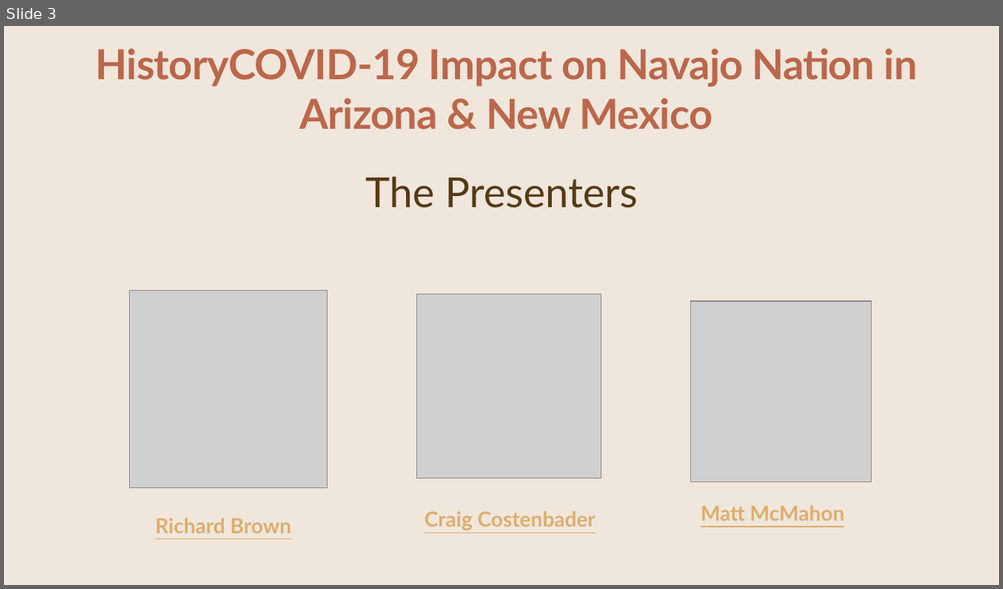
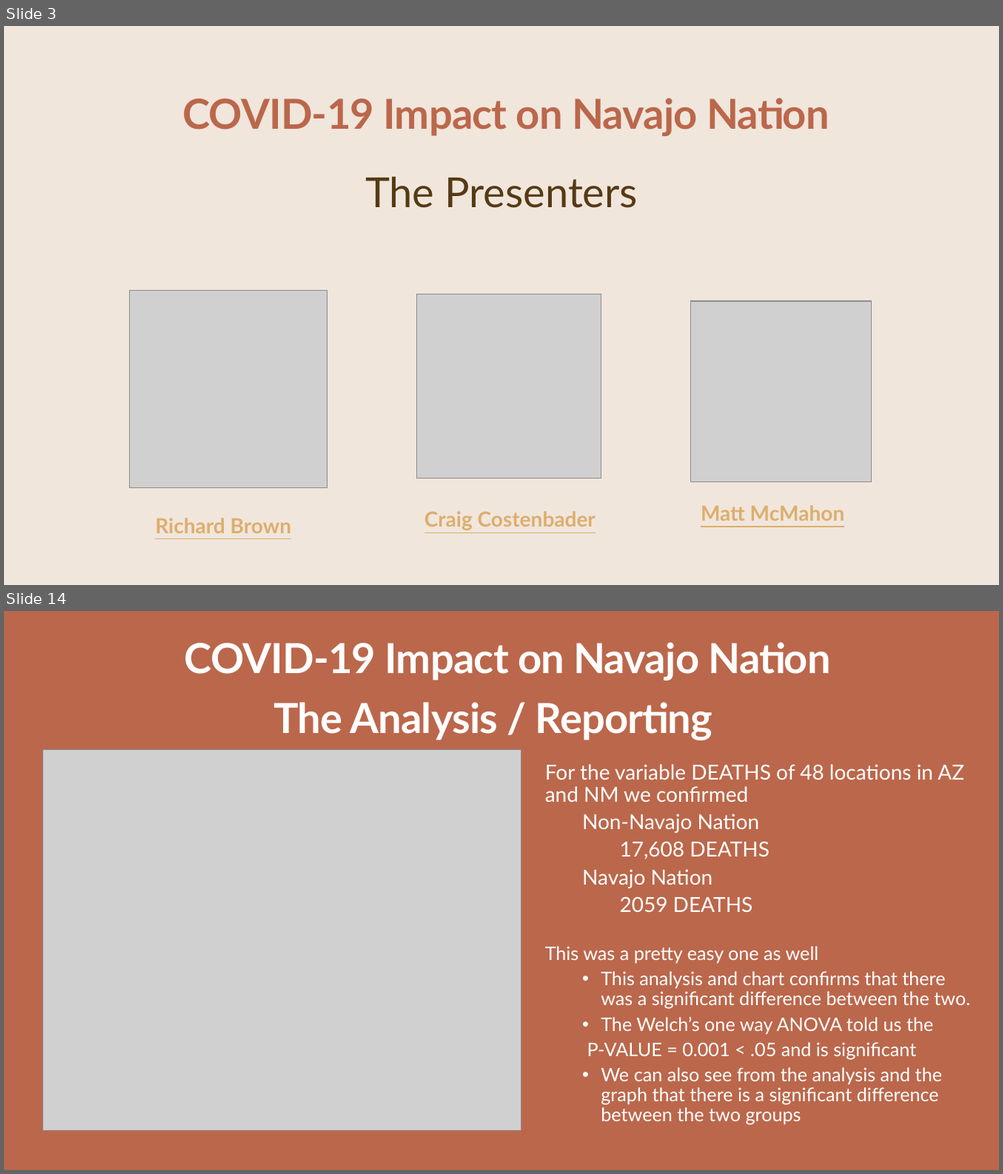
Before and after one commit to CCostenbader/Covid-19-effects-on-the-Navajo-Nation-Indian-Tribe, a slide deck: PPCRAIG.pptx. Shown one above the other, each under a label of ours: slide 3 before the commit, slides 3 and 14 after it; the slides between them are not shown. The pictures are 1003x589 and 1003x1174 pixels, drawn with LibreOffice and Linux fonts; fonts in the diff are those of the drawing; grey boxes stand for pictures; background and template pictures are left out. Boxes give left, top, right and bottom in pixels: in the first picture for what was removed or moved away, otherwise in the second. Text is boxed around its words. In the diff, an @@ line names an element or a change of style, - is before the commit and + after.

```diff
--- a/PPCRAIG.pptx
+++ b/PPCRAIG.pptx
@@ slide 14 added at [4,611,999,1170], background picture (left out) @@
@@ text added at [185,642,831,681], 40 pt, text #FFFFFF, bold @@
+COVID-19 Impact on Navajo Nation
@@ title added at [273,702,712,741], 40 pt, text #FFFFFF, bold @@
+The Analysis / Reporting
@@ picture added at [43,750,522,1131] @@
@@ text added at [545,764,970,1125], 18 pt, text #FFFFFF @@
+For the variable DEATHS of 48 locations in AZ and NM we confirmed
+  Non-Navajo Nation
+    17,608 DEATHS
+  Navajo Nation
+    2059 DEATHS
+This was a pretty easy one as well
+  • This analysis and chart confirms that there was a significant difference between the two.
+  • The Welch’s one way ANOVA told us the
+  P-VALUE = 0.001 < .05 and is significant
+  • We can also see from the analysis and the graph that there is a significant difference between the two groups
@@ slide 3 changed as well @@
@@ text at [183,98,829,136]: text changed @@
-HistoryCOVID-19 Impact on Navajo Nation in Arizona & New Mexico
+COVID-19 Impact on Navajo Nation
```
Also in this commit, not shown: 6 other slides changed, 10 other slides added, 13 slides removed, 5 other files.
